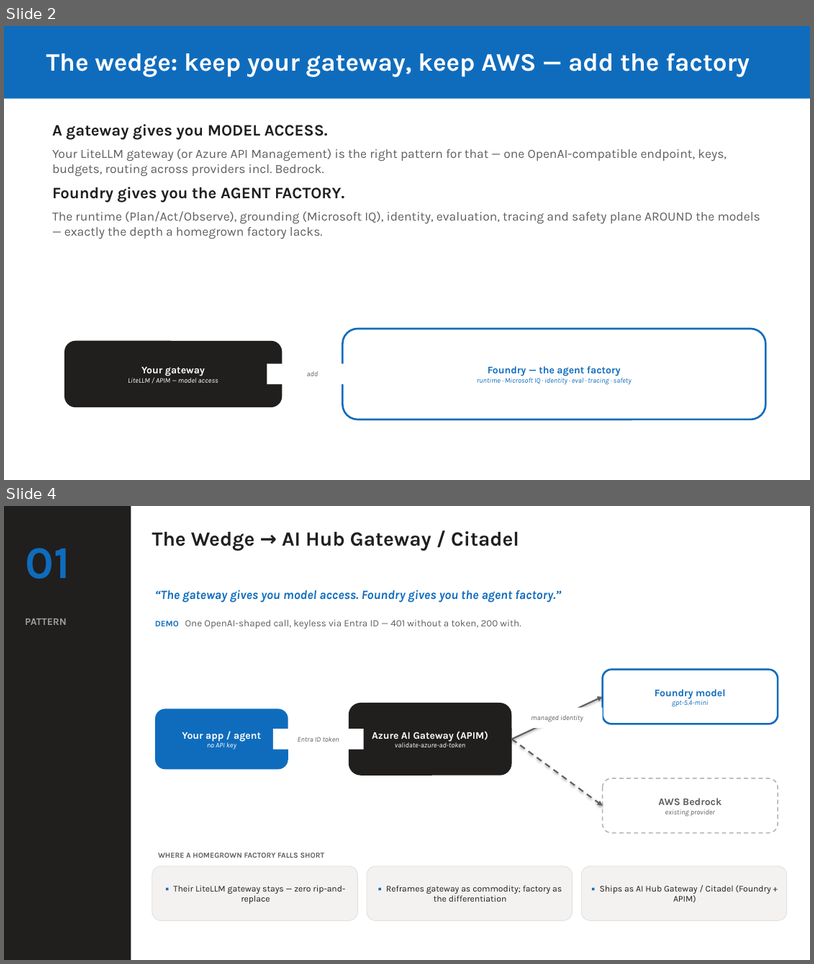
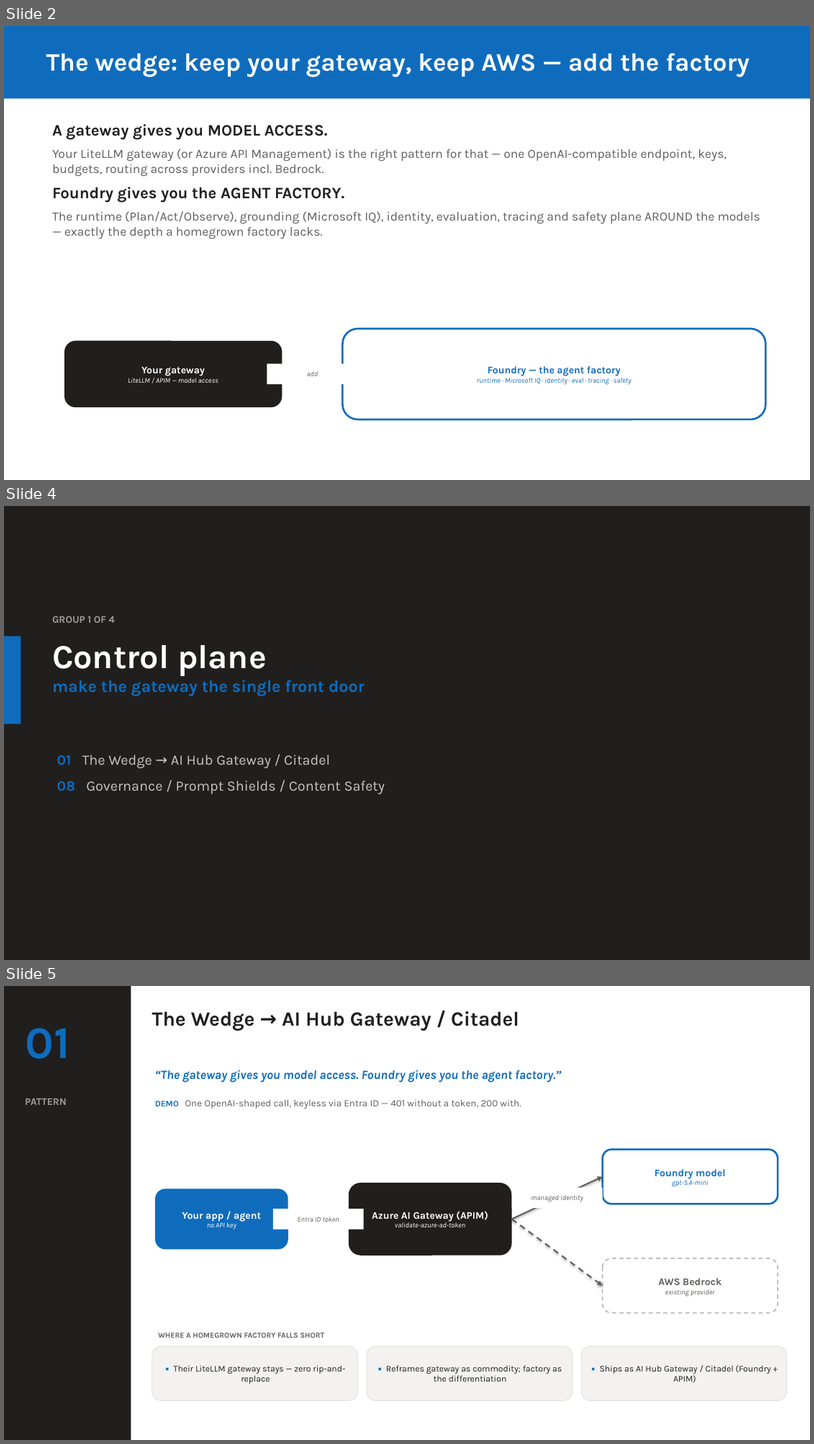
Before and after one commit to SridharArrabelly/foundry-pattern-library, a slide deck: foundry-patterns.pptx. Shown one above the other, each under a label of ours: slides 2 and 4 before the commit, slides 2, 4 and 5 after it; the slides between them are not shown. The pictures are 814x964 and 814x1444 pixels, drawn with LibreOffice and Linux fonts; fonts in the diff are those of the drawing. Boxes give left, top, right and bottom in pixels: in the first picture for what was removed or moved away, otherwise in the second. Text is boxed around its words. In the diff, an @@ line names an element or a change of style, - is before the commit and + after.

```diff
--- a/foundry-patterns.pptx
+++ b/foundry-patterns.pptx
@@ slide 4 added at <box>4,506,810,960</box>, background #FFFFFF @@
@@ rectangle added at <box>4,506,810,960</box>, fill #201F1E @@
@@ text added at <box>52,616,115,623</box>, 12 pt, text #A19F9D, bold @@
+GROUP 1 OF 4
@@ rectangle added at <box>4,636,21,723</box>, fill #0F6CBD @@
@@ text added at <box>52,645,365,695</box>, 20 pt, text #0F6CBD, bold @@
+Control plane
+make the gateway the single front door
@@ text added at <box>57,754,386,794</box>, 17 pt, text #C8C6C4 @@
+01 The Wedge → AI Hub Gateway / Citadel
+08 Governance / Prompt Shields / Content Safety
@@ what was slide 4 is now slide 5 @@
```
Also in this commit, not shown: 2 slides changed, 6 other slides added, 2 other files.
